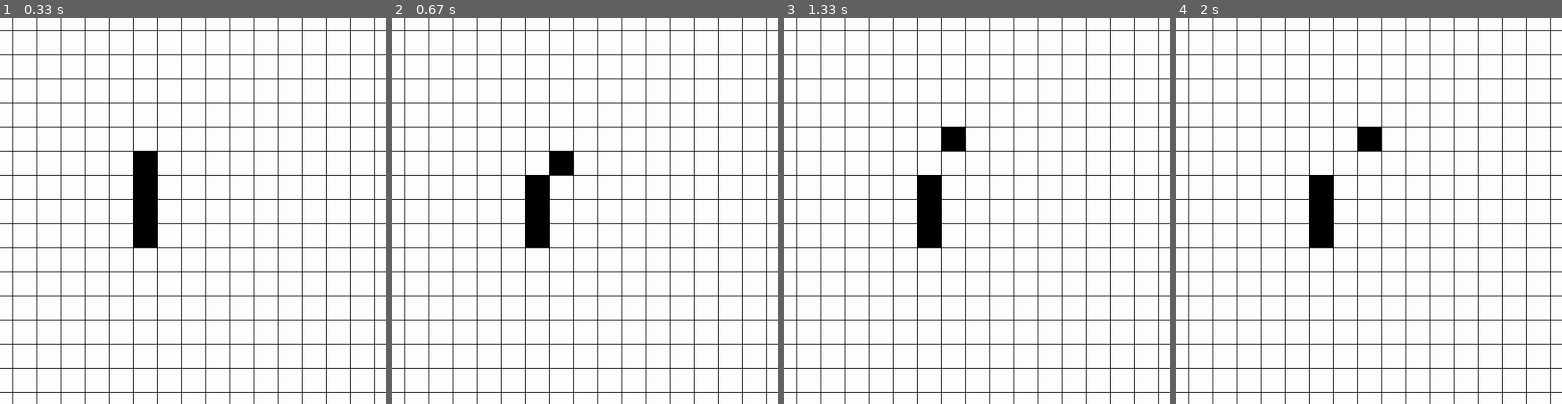
Above: before the commit, frames 1-4 (left to right).
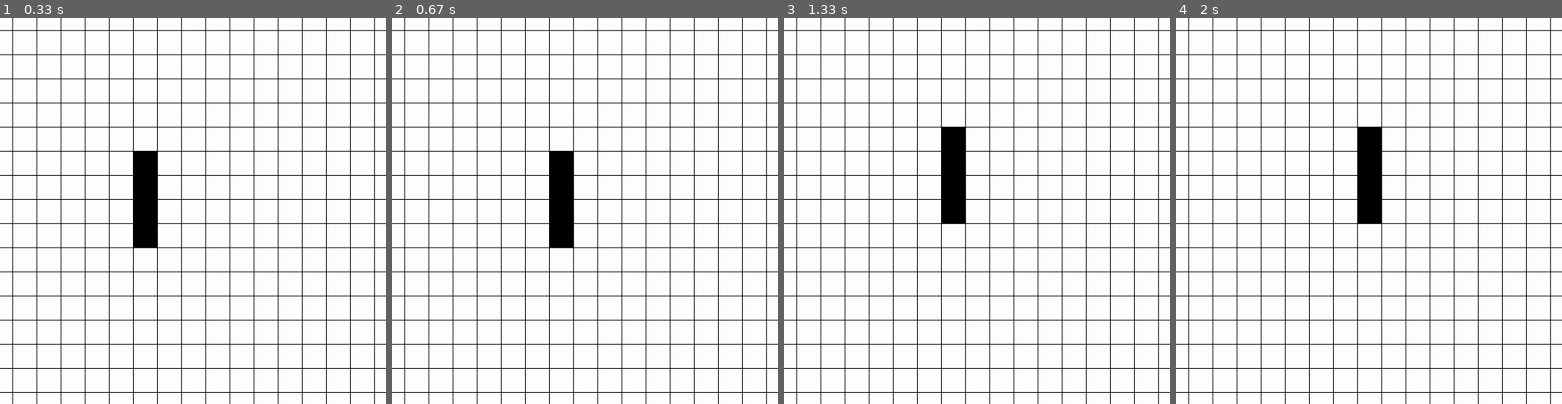
Above: after the commit, the same moments.

Repository: pretzelogical/snake-pygame
Game: pygame game, started from main.py
Two runs of this game, one before a commit and one after it. Both use one fixed random seed, a clock stepped at 60 frames per second and the inputs below.
Inputs:
- Up to frame 1 (0.33 s): no input
- Up to frame 2 (0.67 s): hold Right from 0.33 s (still down)
- Up to frame 3 (1.33 s): release Right at 0.8 s; hold Up 0.83-1.18 s; hold Right from 1.22 s (still down)
- Up to frame 4 (2 s): release Right at 1.82 s
The pictures show only the part of the screen within x 33-83%, y 30-80%; the shares and areas given below are measured in that part.

Frame 1 is identical in both runs. In frame 2, 2.4% of the frame differs, in the area x 34-48%, y 40-60%; in frame 3, 2.4%; in frame 4, 2.4%.

Commit message:
TODO: snake must turn head and not just move body

Diff:
--- a/main.py
+++ b/main.py
@@ -24,11 +24,17 @@
         self.head = kwargs.get("head", False)
         self.parent = kwargs.get("parent", None)
         self.child = kwargs.get("child", None)
+        self.old_pos = self.pos.copy()
         if not self.head and not self.parent:
             raise ValueError("Snake must have parent if not head")
 
     def move(self, heading, gameField):
         """ Processes movement """
+        self.old_pos = self.pos
+        if not self.head:
+            self.pos = self.parent.pos + Vector2(0, 1)
+            return
+        """ We only process keys if we are the head  """
         headingMap = {
             pygame.K_LEFT: Vector2(-1, 0),
             pygame.K_RIGHT: Vector2(1, 0),
@@ -38,12 +44,11 @@
         heading = self.pickHeading(heading)
         if heading in headingMap:
             self.pos += headingMap[heading]
-        self.x = self.pos.x * GRID_SIZE
-        self.y = self.pos.y * GRID_SIZE
         self.lastHeading = heading
         if TESTING:
             print(pygame.key.name(heading))
-            print(self.pos)
+            print(f"Pos: {self.pos}")
+        return
 
     def pickHeading(self, heading):
         """
@@ -148,7 +153,8 @@
                 heading = event.key
 
         # Game logic
-        snake[0].move(heading, gameField)
+        for s in snake:
+            s.move(heading, gameField)
 
         # Drawing logic
         screen.fill((255, 255, 255))
@@ -156,7 +162,8 @@
         drawBlocks(screen, blocks)
         if TESTING:
             frameCount += 1
-            print(snake[0])
+            print(snake[1].parent.old_pos)
+            print(snake[1].old_pos)
             testDraw(screen, frameCount)
 
         pygame.display.flip()
